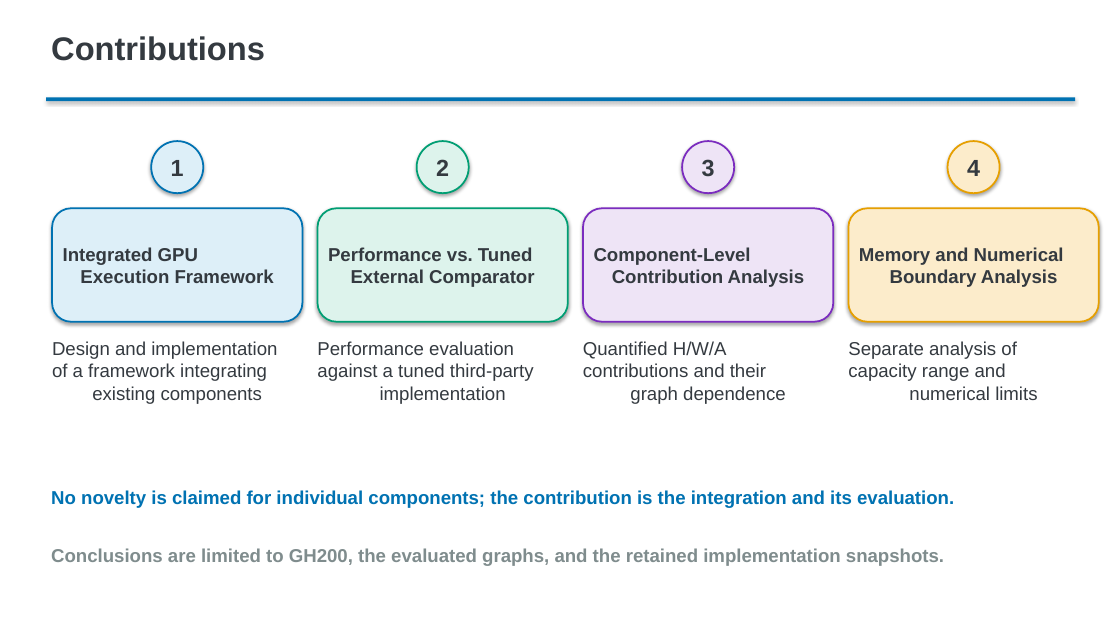
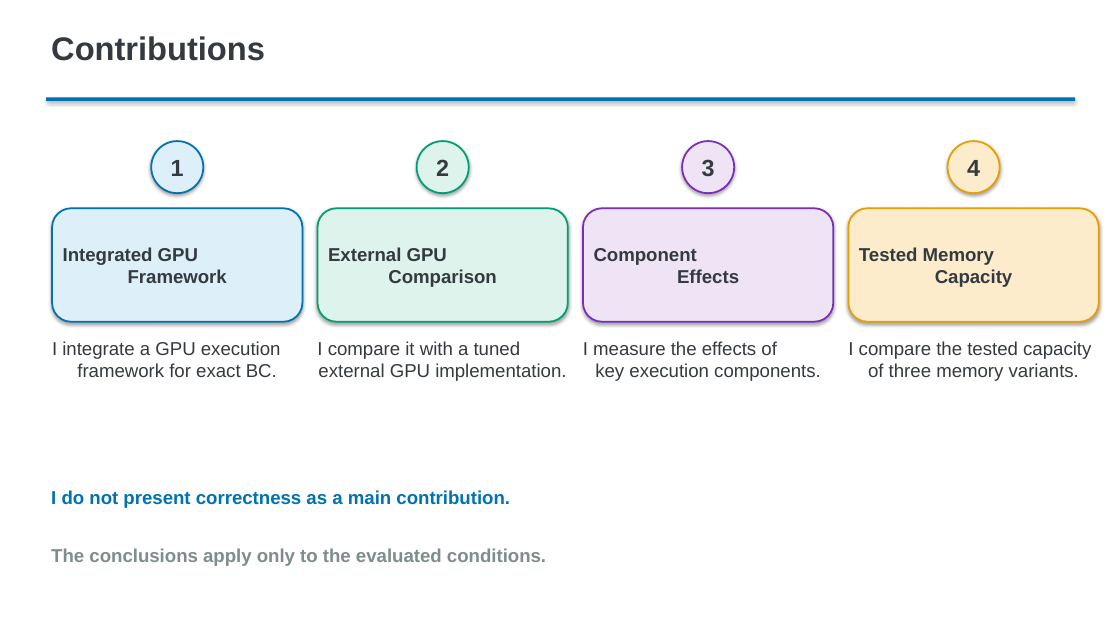
Before and after one commit to m5291091/lab, a slide deck: slide 15 of thesis_bc_project/docs/thesis/presentation/editable/master_thesis_presentation_v1.pptx (slide 14 before the commit). Drawn at 1120x630 pixels with LibreOffice and Linux fonts; fonts in the diff are those of the drawing. Boxes give left, top, right and bottom in pixels: in the first picture for what was removed or moved away, otherwise in the second. Text is boxed around its words. In the diff, an @@ line names an element or a change of style, - is before the commit and + after.

```diff
--- a/thesis_bc_project/docs/thesis/presentation/editable/master_thesis_presentation_v1.pptx
+++ b/thesis_bc_project/docs/thesis/presentation/editable/master_thesis_presentation_v1.pptx
@@ text in rounded rectangle at (63,247,227,283): text changed @@
-Integrated GPU
-Execution Framework
+Integrated GPU
+Framework
@@ text in rounded rectangle at (328,247,497,287): text changed @@
-Performance vs. Tuned
-External Comparator
+External GPU
+Comparison
@@ text in rounded rectangle at (594,248,739,283): text changed @@
-Component-Level
-Contribution Analysis
+Component
+Effects
@@ text in rounded rectangle at (859,247,1013,287): text changed @@
-Memory and Numerical
-Boundary Analysis
+Tested Memory
+Capacity
@@ text at (52,341,281,377): text changed @@
-Design and implementation
-of a framework integrating
-existing components
+I integrate a GPU execution
+framework for exact BC.
@@ text at (317,341,566,381): text changed @@
-Performance evaluation
-against a tuned third-party
-implementation
+I compare it with a tuned
+external GPU implementation.
@@ text at (583,341,821,381): text changed @@
-Quantified H/W/A
-contributions and their
-graph dependence
+I measure the effects of
+key execution components.
@@ text at (848,341,1091,381): text changed @@
-Separate analysis of
-capacity range and
-numerical limits
+I compare the tested capacity
+of three memory variants.
@@ text at (51,490,510,508): text changed @@
-No novelty is claimed for individual components; the contribution is the integration and its evaluation.
+I do not present correctness as a main contribution.
@@ text at (51,548,546,566): text changed @@
-Conclusions are limited to GH200, the evaluated graphs, and the retained implementation snapshots.
+The conclusions apply only to the evaluated conditions.
```
Also in this commit, not shown: 13 other slides changed, 6 slides added, 5 slides removed, 5 other files.
